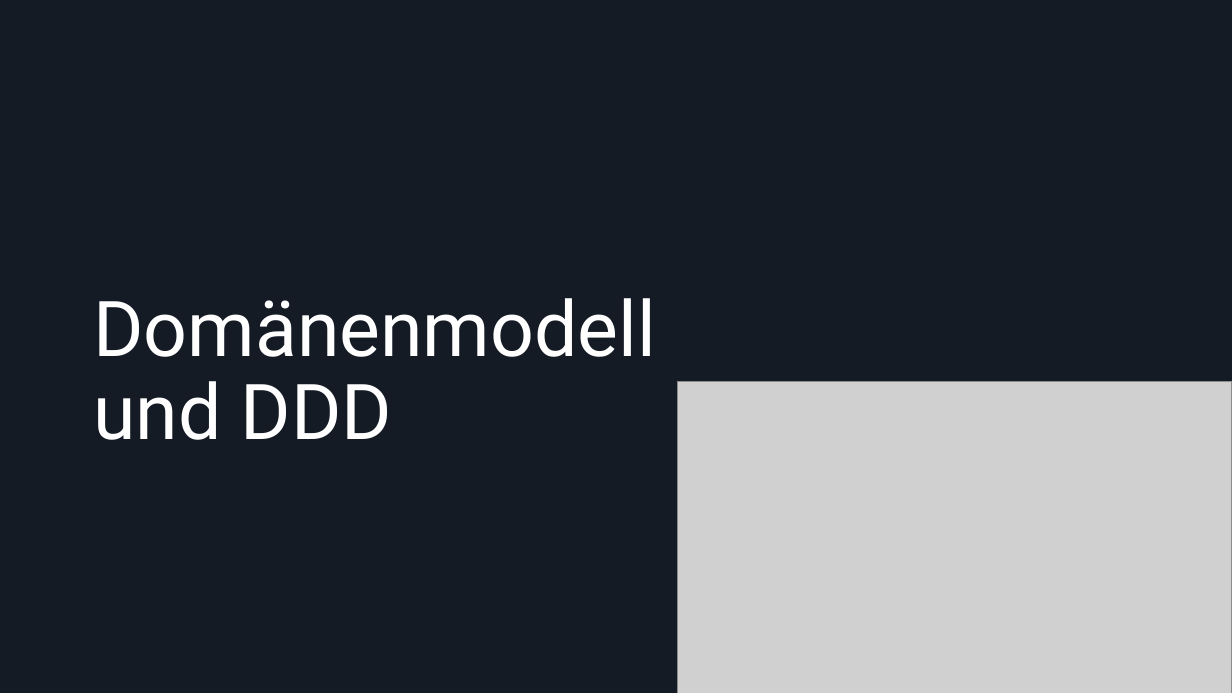
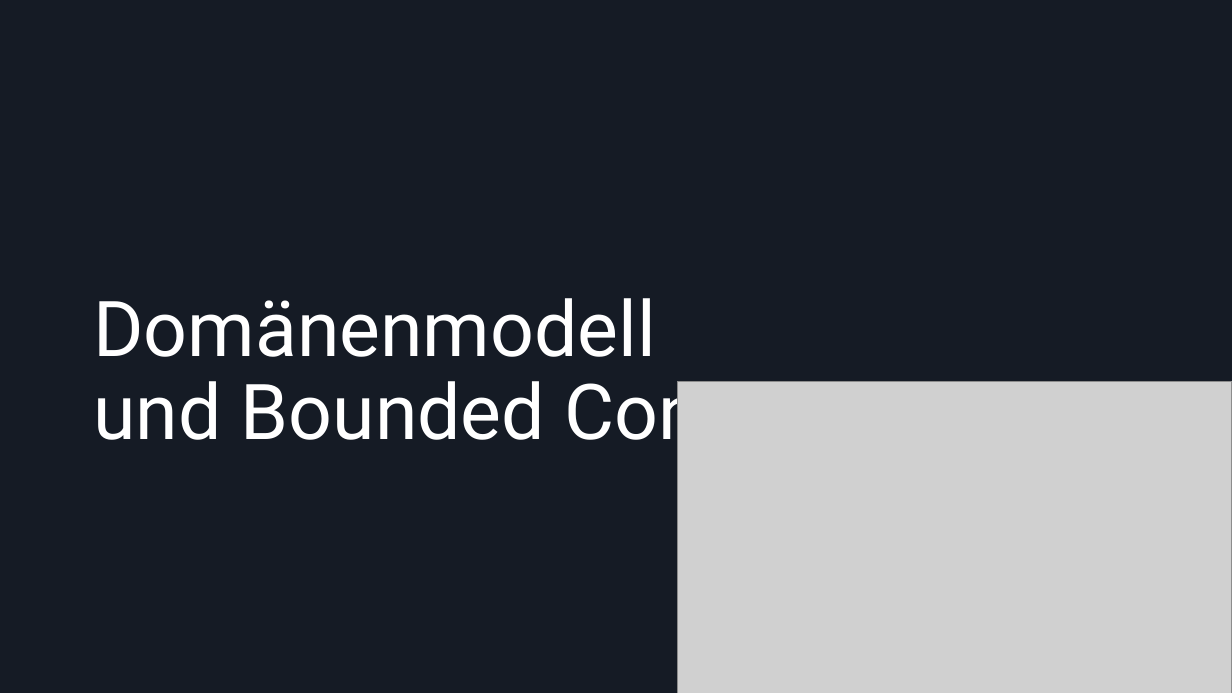
Before and after one commit to Dolokan/MSE_Roguelike, a slide deck: slide 8 of Moderne Softwareentwicklung Zwischenpräsentation.pptx (slide 7 before the commit). Drawn at 1232x693 pixels with LibreOffice and Linux fonts; fonts in the diff are those of the drawing; grey boxes stand for pictures. Boxes give left, top, right and bottom in pixels: in the first picture for what was removed or moved away, otherwise in the second. Text is boxed around its words. In the diff, an @@ line names an element or a change of style, - is before the commit and + after.

```diff
--- a/Moderne Softwareentwicklung Zwischenpräsentation.pptx
+++ b/Moderne Softwareentwicklung Zwischenpräsentation.pptx
@@ title at <box>93,298,870,457</box>: text changed @@
-Domänenmodell
-und DDD
+Domänenmodell
+und Bounded Contexts
```
Also in this commit, not shown: 1 other slide changed, 1 slide added, 1 other file.
